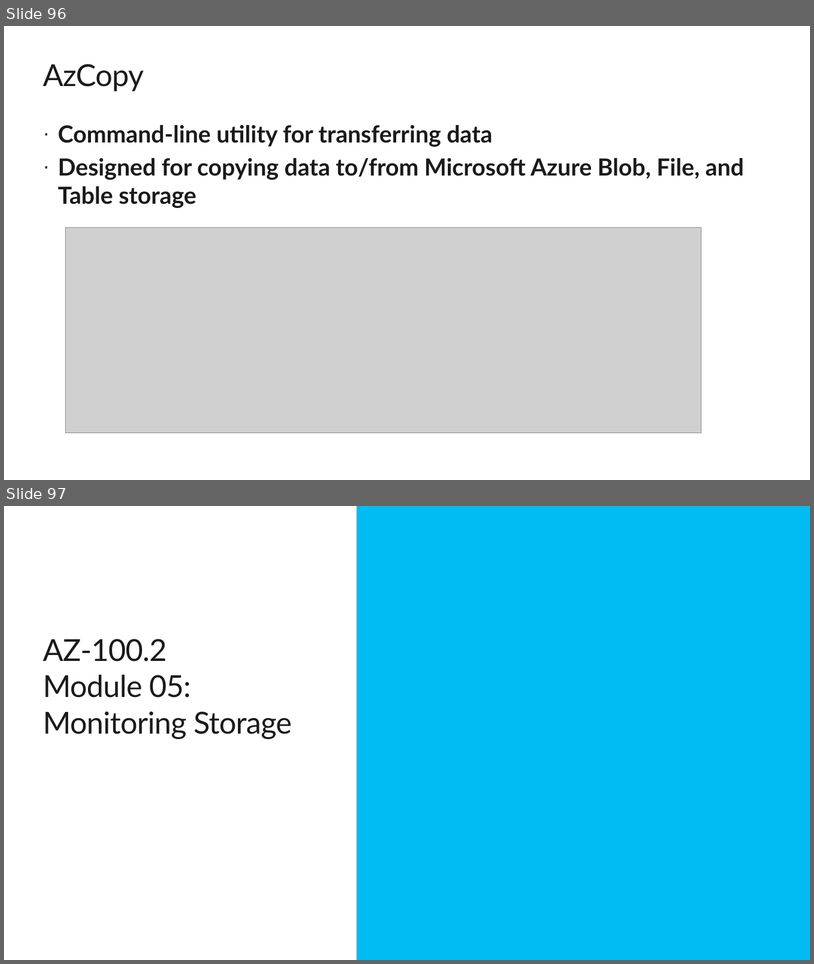
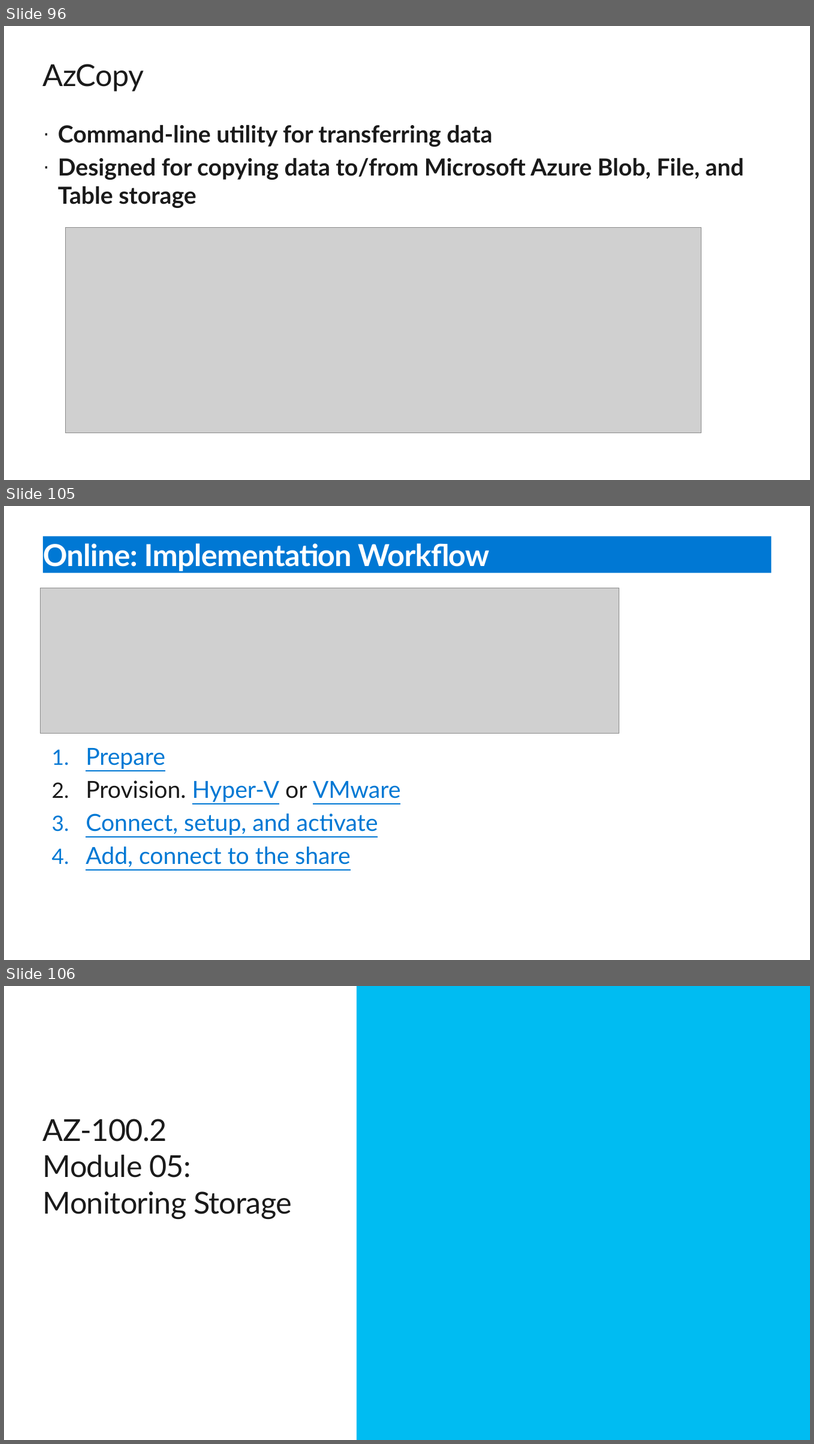
Before and after one commit to simplescripter/AZ-100-Labs, a slide deck: AZ-100Day2.pptx. Shown one above the other, each under a label of ours: slides 96 and 97 before the commit, slides 96, 105 and 106 after it; the slides between them are not shown. The pictures are 814x964 and 814x1444 pixels, drawn with LibreOffice and Linux fonts; fonts in the diff are those of the drawing; grey boxes stand for pictures; background and template pictures are left out. Boxes give left, top, right and bottom in pixels: in the first picture for what was removed or moved away, otherwise in the second. Text is boxed around its words. In the diff, an @@ line names an element or a change of style, - is before the commit and + after.

```diff
--- a/AZ-100Day2.pptx
+++ b/AZ-100Day2.pptx
@@ slide 105 added at (4, 506, 810, 960), background #FFFFFF @@
@@ title added at (43, 536, 771, 573), fill #0078D4, 36 pt, text #FFFFFF, bold @@
+Online: Implementation Workflow
@@ picture added at (40, 588, 620, 733) @@
@@ text added at (86, 748, 401, 867), 28 pt, text #0078D4, underline @@
+1. Prepare
+2. Provision. Hyper-V or VMware
+3. Connect, setup, and activate
+4. Add, connect to the share
@@ what was slide 97 is now slide 106 @@
```
Also in this commit, not shown: 8 other slides added.
